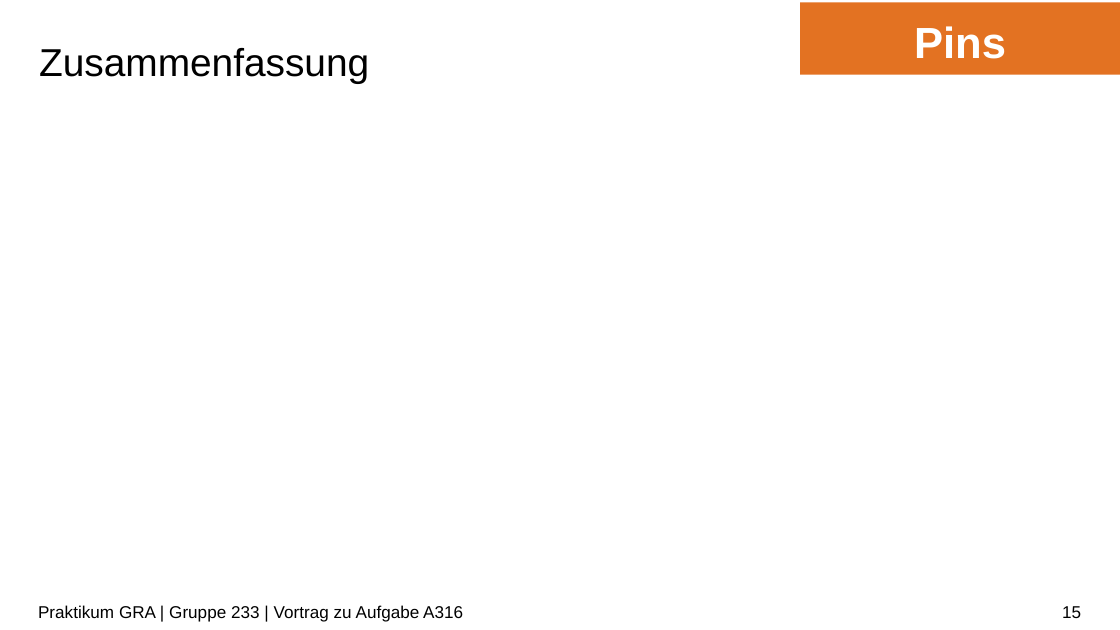
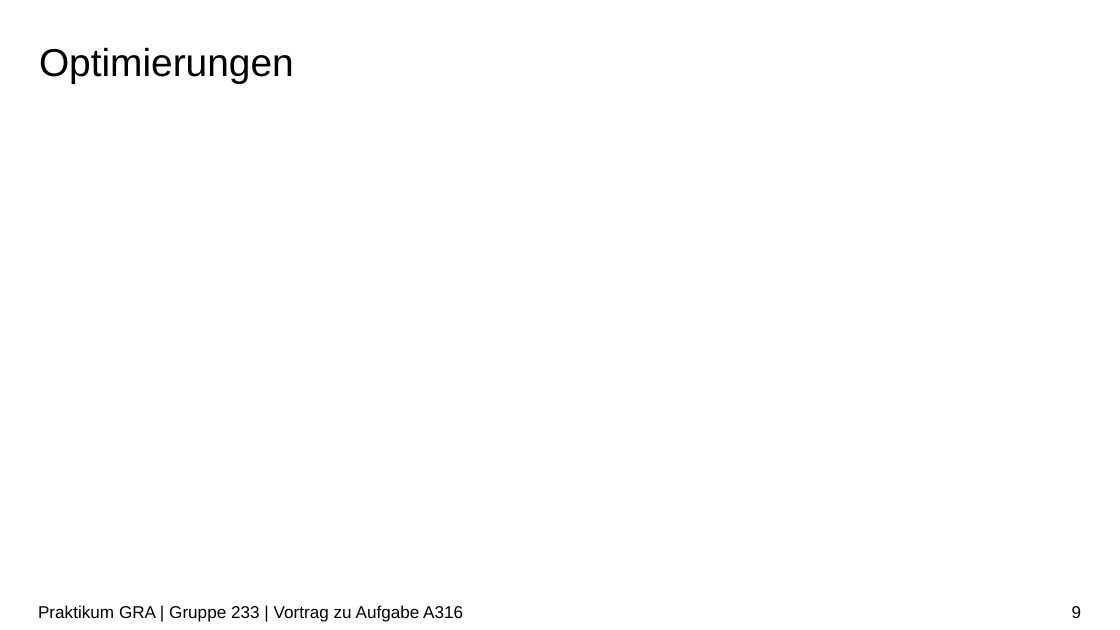
Before and after one commit to ludwiggr/ArSinH, a slide deck: slide 9 of Vortrag/Vortrag.pptx (slide 15 before the commit). Drawn at 1120x630 pixels with LibreOffice and Linux fonts; fonts in the diff are those of the drawing; grey boxes stand for pictures; background and template pictures are left out. Boxes give left, top, right and bottom in pixels: in the first picture for what was removed or moved away, otherwise in the second. Text is boxed around its words. In the diff, an @@ line names an element or a change of style, - is before the commit and + after.

```diff
--- a/Vortrag/Vortrag.pptx
+++ b/Vortrag/Vortrag.pptx
@@ rectangle removed at [800,2,1120,74] @@
-Pins
@@ title at [39,47,294,84]: text changed @@
-Zusammenfassung
+Optimierungen
@@ page number at [1072,606,1082,618]: text changed @@
-15
+9
```
Also in this commit, not shown: 16 other slides changed, 4 slides added, 7 slides removed, 1 other file.
